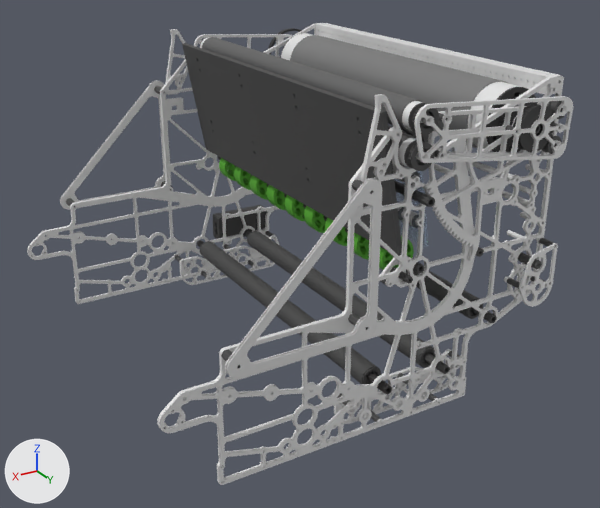
What one commit did to the glTF model cad/robots/2910-shooter.glb.
One viewpoint serves both versions: a camera (50 mm lens) standing at (0.586, 1.145, 0.768) and looking at (-0.067, 0.057, 0.224). The axes (+X, +Y, +Z) are drawn at lower left. The lights are the same throughout. The picture after the commit comes second. Where no turn or scale is listed for an object, it has been applied to the vertices. Vertices at exactly the same position are counted once.

In view in the first picture: '2.25" Compliant Wheel (35A, 1" Wide, 1/2" Hex Bore)', '32-01-24', '32-01-26', '32-01-29', '32-01-30', '32-01-52', 'DKL Grip Tape', 'Main Drum DKL Grip Tape', 'Robot Radio (VH-109)', 'Robot Signal Light (RSL) (Allen Bradley)' and 4 more.
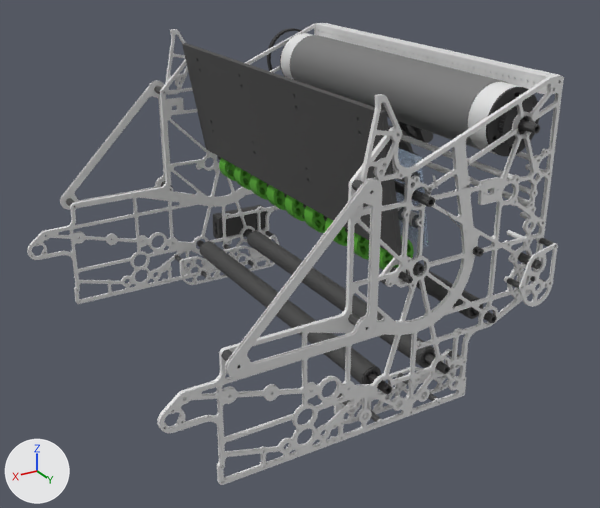
Changed parts and their boxes [x1, y1, x2, y2] in the pictures (600 x 508 px):
'32-01-24', reshaped: before [27, 23, 573, 485]; after [27, 23, 564, 485]
'32-01-30', reshaped: before [66, 37, 566, 422]; after [66, 43, 554, 422]
'DKL Grip Tape', deleted: before [202, 37, 423, 167]
'Robot Signal Light (RSL) (Allen Bradley)', reshaped (not visible afterwards): before [512, 104, 554, 152]
part 1 of me_32_01_24, deleted: before [414, 96, 573, 163]
part 2 of me_32_01_24, deleted: before [200, 37, 422, 131]
part 3 of me_32_01_24, deleted (mostly hidden): before [398, 138, 416, 167]
part 4 of me_32_01_24, cut back: before [424, 103, 548, 261]; after [428, 132, 514, 191]
part 5 of me_32_01_24, deleted: before [194, 34, 292, 57]
part 6 of me_32_01_30, deleted: before [200, 37, 566, 171]

Patch to the scene script:
```diff
--- a/cad/robots/2910-shooter.glb.py
+++ b/cad/robots/2910-shooter.glb.py
@@ me_32_01_24 @@
 # used by ob_32_01_24; location = (-0.029, 0.0, 0.289)
-me_32_01_24.from_pydata(...)  # 24406 vertices, 51588 faces; spans x -0.32..0.32, y -0.348..0.348, z -0.244..0.244
+me_32_01_24.from_pydata(...)  # 20624 vertices, 43621 faces; spans x -0.32..0.32, y -0.348..0.348, z -0.244..0.244
+# me_32_01_24 part 1: the loose piece of 1167 vertices spanning x -0.315..-0.034, y 0.341..0.346, z 0.134..0.24 is deleted
+# me_32_01_24 part 2: the loose piece of 112 vertices spanning x -0.074..-0.036, y -0.302..0.326, z 0.2..0.239 is deleted
+# me_32_01_24 part 3: the loose piece of 112 vertices spanning x -0.071..-0.033, y -0.302..0.326, z 0.153..0.191 is deleted
+# me_32_01_24 part 4: 4 vertices moved within x -0.153..-0.09, y 0.317, z 0.113..0.144; 1195 vertices removed from x -0.304..-0.075, y 0.319..0.325, z -0.006..0.222
+# me_32_01_24 part 5: 944 vertices removed from x -0.273..-0.034, y -0.325..-0.319, z -0.006..0.24
+# other edits to the shape of me_32_01_24 do not show in these pictures
 me_32_01_24.materials.append(mat_m2)
@@ me_32_01_30 @@
 # used by ob_32_01_30; location = (-0.073, 0.0, 0.286)
-me_32_01_30.from_pydata(...)  # 9407 vertices, 18958 faces; spans x -0.276..0.276, y -0.351..0.351, z -0.242..0.242
+me_32_01_30.from_pydata(...)  # 6028 vertices, 12191 faces; spans x -0.276..0.276, y -0.351..0.351, z -0.242..0.233
+# me_32_01_30 part 6: 12 loose pieces with 3379 vertices, spanning x -0.265..0.011, y -0.304..0.341, z 0.142..0.242, are deleted
+# other edits to the shape of me_32_01_30 do not show in these pictures
 me_32_01_30.materials.append(mat_m3)
@@ me_robot_signal_light__rsl___allen_bradley @@
 # used by ob_robot_signal_light__rsl___allen_bradley; location = (-0.295, 0.02, 0.35)
-me_robot_signal_light__rsl___allen_bradley.from_pydata(...)  # 2518 vertices, 5032 faces; spans x -0.045..0.045, y -0.321..0.321, z -0.153..0.153
+me_robot_signal_light__rsl___allen_bradley.from_pydata(...)  # 487 vertices, 970 faces; spans x -0.045..0.0, y -0.321..-0.247, z -0.153..-0.108
+# me_robot_signal_light__rsl___allen_bradley part 7: the loose piece of 2031 vertices spanning x -0.021..0.045, y 0.306..0.321, z 0.087..0.153 is deleted
 me_robot_signal_light__rsl___allen_bradley.materials.append(mat_m4)
@@ ob_dkl_grip_tape @@
-ob_dkl_grip_tape = bpy.data.objects.new('DKL Grip Tape', me_dkl_grip_tape)
-ob_dkl_grip_tape.location = (-0.083, 0.012, 0.485)
```
